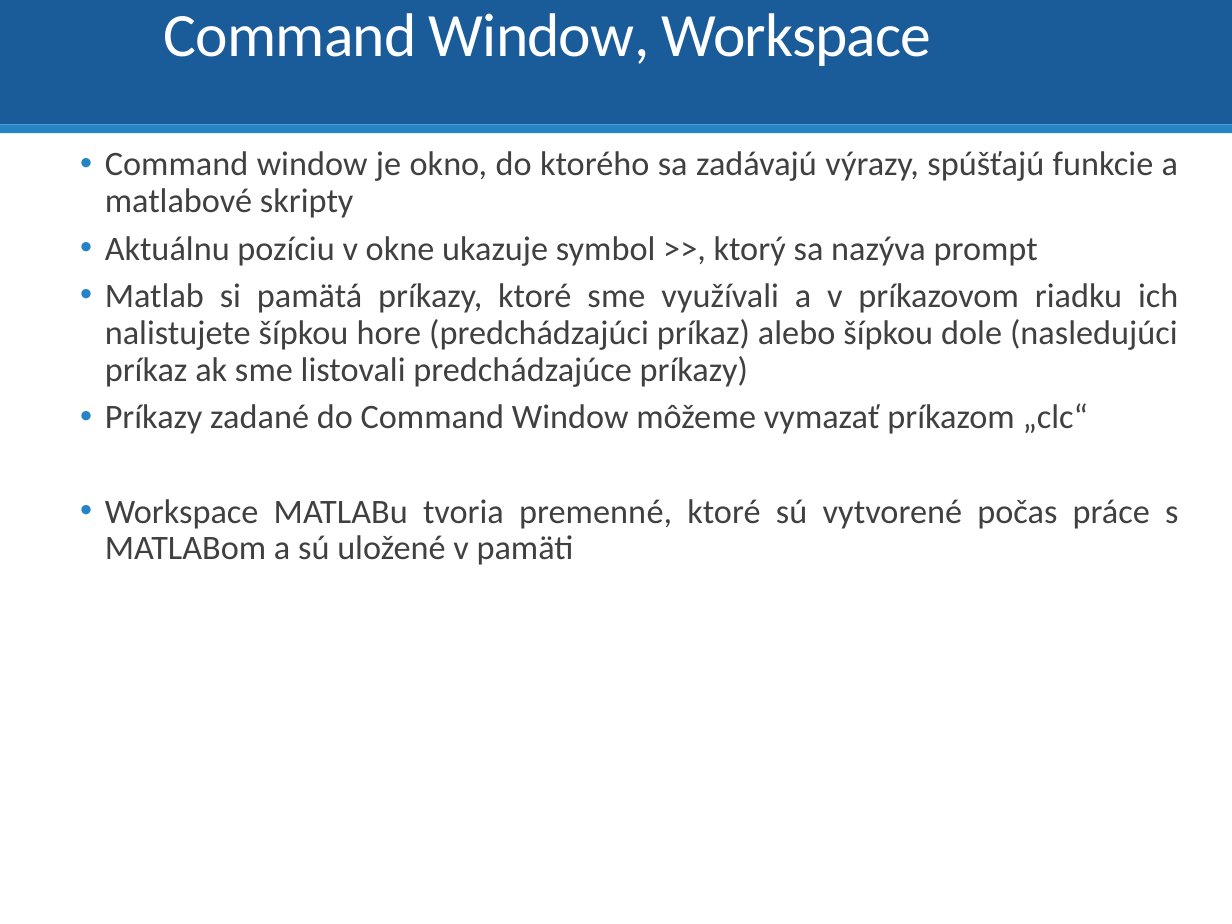
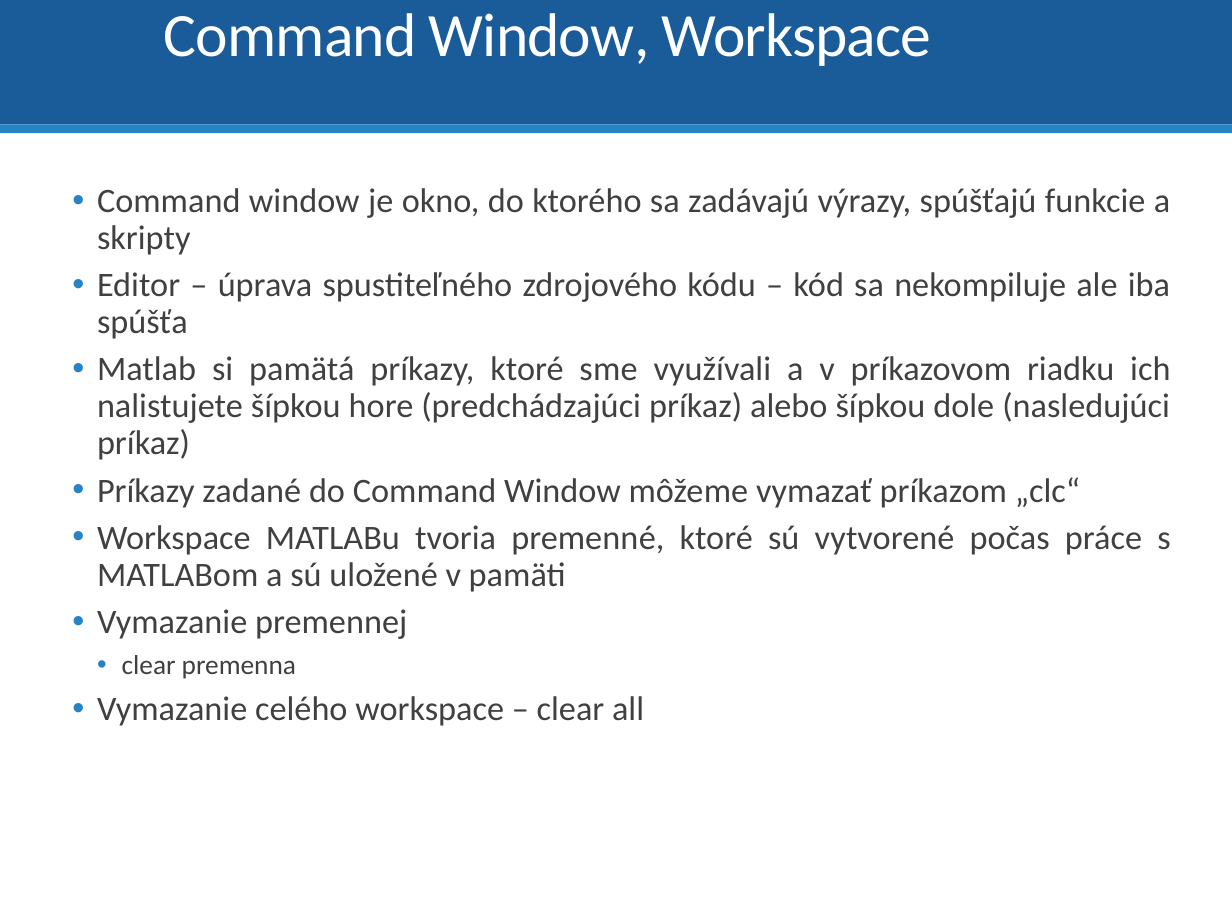
Before and after one commit to dodekm/TeamProjektKybernetika, a slide deck: slide 4 of Nove prednasky/TP_P1.pptx (slide 7 before the commit). Drawn at 1232x924 pixels with LibreOffice and Linux fonts; fonts in the diff are those of the drawing. Boxes give left, top, right and bottom in pixels: in the first picture for what was removed or moved away, otherwise in the second. Text is boxed around its words. In the diff, an @@ line names an element or a change of style, - is before the commit and + after.

```diff
--- a/Nove prednasky/TP_P1.pptx
+++ b/Nove prednasky/TP_P1.pptx
@@ text "Command window je okno, do ...": place and size @@
-text "Command window je okno, do ..." at box(105, 151, 1178, 565)
+text "Command window je okno, do ..." at box(97, 188, 1170, 726)
@@ text at box(97, 188, 1170, 460): text changed @@
-  • Command window je okno, do ktorého sa zadávajú výrazy, spúšťajú funkcie a matlabové skripty
-  • Aktuálnu pozíciu v okne ukazuje symbol >>, ktorý sa nazýva prompt
-  • Matlab si pamätá príkazy, ktoré sme využívali a v príkazovom riadku ich nalistujete šípkou hore (predchádzajúci príkaz) alebo šípkou dole (nasledujúci príkaz ak sme listovali predchádzajúce príkazy)
+  • Command window je okno, do ktorého sa zadávajú výrazy, spúšťajú funkcie a skripty
+  • Editor – úprava spustiteľného zdrojového kódu – kód sa nekompiluje ale iba spúšťa
+  • Matlab si pamätá príkazy, ktoré sme využívali a v príkazovom riadku ich nalistujete šípkou hore (predchádzajúci príkaz) alebo šípkou dole (nasledujúci príkaz)
@@ text at box(97, 609, 644, 726): paragraphs added @@
+  • Vymazanie premennej
+    • clear premenna
+  • Vymazanie celého workspace – clear all
```
Also in this commit, not shown: 10 other slides changed, 3 slides added, 9 slides removed.
